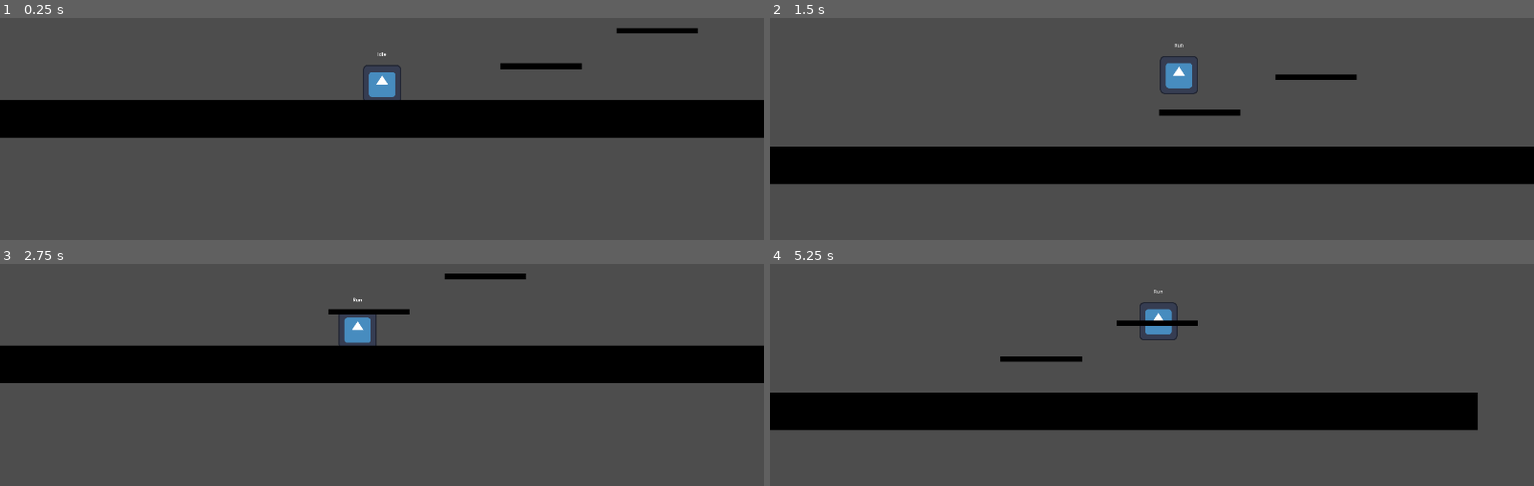
Above: before the commit, frames 1-4 (two rows, left to right).
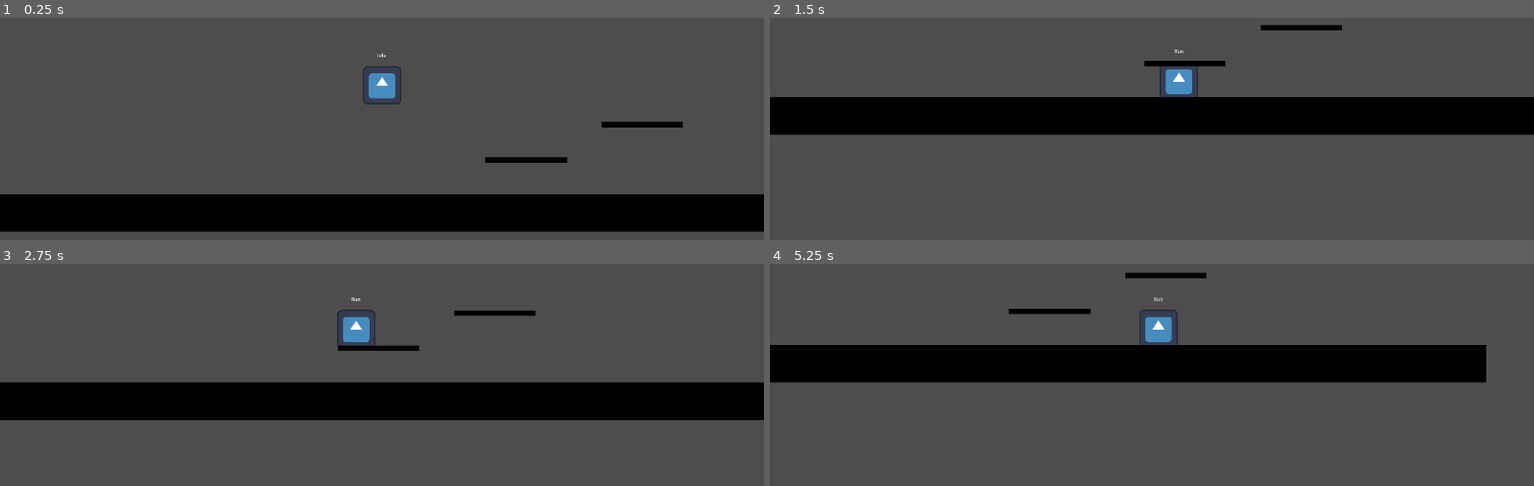
Above: after the commit, the same moments.

Repository: X3N0Xeno/-GameName-
Game: Godot game, scene res://node_2d.tscn
Two runs of this game, one before a commit and one after it. Both use one fixed random seed, a clock stepped at 60 frames per second and the inputs below. The engine's default icon, where the game draws it, is replaced by a stand-in: a white triangle on a blue panel in a dark square.
Inputs (mouse positions are in pixels of both pictures, inside the frame that each line leads up to):
- Up to frame 1 (0.25 s): no input
- Up to frame 2 (1.5 s): move the mouse to (1320, 57) at 0.52 s; press the mouse at (1320, 57) at 0.53 s; hold D (mov_right) from 0.53 s (still down); tap Space (jump) at 0.77 s; move the mouse to (999, 102) at 1.27 s; release the mouse at (999, 102) at 1.28 s; click (999, 102) at 1.35 s
- Up to frame 3 (2.75 s): tap Space (jump) at 1.52 s; move the mouse to (outside the picture) at 2.02 s; release D (mov_right) at 2.03 s; press the mouse at (outside the picture) at 2.03 s; hold A (mov_left) from 2.03 s (still down)
- Up to frame 4 (5.25 s): move the mouse to (1113, 412) at 2.77 s; release A (mov_left) at 2.78 s; release the mouse at (1113, 412) at 2.78 s; hold D (mov_right) 2.78-4.28 s; click (1113, 412) at 2.85 s; tap Space (jump) at 3.02, 3.77, 4.52 s; move the mouse to (1381, 390) at 3.52 s; press the mouse at (1381, 390) at 3.53 s; move the mouse to (outside the picture) at 4.27 s; release the mouse at (outside the picture) at 4.28 s; hold A (mov_left) 4.28-5.03 s; click (outside the picture) at 4.35 s; move the mouse to (1190, 326) at 5.02 s; press the mouse at (1190, 326) at 5.03 s; hold D (mov_right) from 5.03 s (still down)

The runs differ from the first frame. In frame 1, 35% of the frame differs, in the area x 0-100%, y 4-97%; in frame 2, 35%, in the area x 0-100%, y 3-75%; in frame 3, 34%; in frame 4, 32%.

Commit message:
Revert "Added player combat system"
This reverts commit b776382b269119de545f30822be1c17d8e0a5c83.

Diff:
--- a/entity/player/area_2d.gd
+++ /dev/null
@@ -1 +0,0 @@
-extends "res://systems/Combat/Hurtbox.gd"
--- a/entity/player/player.gd
+++ b/entity/player/player.gd
@@ -13,7 +13,6 @@
 @export var hasDoubJump : bool
 @export var hasDash : bool
 @export var hasWallJump : bool
-
 
 @onready var FSM : StateMachine = $FSM
 @onready var StateLabel : Label = $DebugState
@@ -36,26 +35,3 @@
 	var direction := Input.get_axis("mov_left", "mov_right")
 	if !direction:
 		velocity.x = move_toward(velocity.x, 0, FRICTION)
-
-
-## Combat Systems
-
-@export_category("Combat")
-@export var health: Health # assign Health node in the inspector or via child
-
-func _ready():
-	if health:
-		health.connect("health_changed", Callable(self, "_on_health_changed"))
-		health.connect("died", Callable(self, "_on_died"))
-	else:
-		printerr("Health node not assigned on Player")
-
-func _on_health_changed(_old_hp: int, new_hp: int) -> void:
-	# React to health change (e.g. play hit effect, flash, etc.)
-	# no UI yet, so maybe just log or handle logic
-	print("Player health changed to:", new_hp)
-
-func _on_died() -> void:
-	# Player death logic
-	print("Player died")
-	# disable further input, switch state, etc.
--- a/entity/player/player.tscn
+++ b/entity/player/player.tscn
@@ -8,31 +8,17 @@
 [ext_resource type="Script" uid="uid://dp7eleq3tbu60" path="res://systems/FSM/Movement/jump.gd" id="6_wjhpj"]
 [ext_resource type="Script" uid="uid://idiiqxiv86pv" path="res://systems/FSM/Movement/fall.gd" id="7_2iqu4"]
 [ext_resource type="Script" uid="uid://bkxv10d63yxlh" path="res://systems/FSM/Movement/dash.gd" id="8_4btn6"]
-[ext_resource type="Script" uid="uid://cc5ukywqh8vlp" path="res://systems/Combat/Hitbox.gd" id="9_qa8rf"]
-[ext_resource type="Script" uid="uid://b4aflcqwg7prq" path="res://systems/Combat/Attack/AttackController.gd" id="9_t2ln0"]
-[ext_resource type="Script" uid="uid://cllc74ks1w3oq" path="res://systems/Combat/Hurtbox/Hurtbox.gd" id="11_klmji"]
-[ext_resource type="Script" uid="uid://dy1w670xhvj0h" path="res://systems/Combat/Health.gd" id="12_wltfy"]
 
 [sub_resource type="CircleShape2D" id="CircleShape2D_e6ar1"]
 radius = 56.22277
 
-[sub_resource type="RectangleShape2D" id="RectangleShape2D_4btn6"]
-size = Vector2(39, 68)
-
-[sub_resource type="RectangleShape2D" id="RectangleShape2D_t2ln0"]
-size = Vector2(113, 113)
-
-[node name="Player" type="CharacterBody2D" node_paths=PackedStringArray("health")]
+[node name="Player" type="CharacterBody2D"]
 script = ExtResource("1_e6ar1")
 SPEED = 500.0
 JUMP_VELOCITY = 600.0
 JUMP_DIST = 1000.0
 ACCELERATION = 300.0
 FRICTION = 50.0
-hasDoubJump = null
-hasDash = null
-hasWallJump = null
-health = NodePath("Health")
 
 [node name="DebugState" type="Label" parent="."]
 offset_left = -64.0
@@ -40,7 +26,6 @@
 offset_right = 64.0
 offset_bottom = -89.0
 horizontal_alignment = 1
-metadata/_edit_use_anchors_ = true
 
 [node name="Sprite" type="Sprite2D" parent="."]
 texture = ExtResource("1_hsefk")
@@ -79,35 +64,4 @@
 zoom = Vector2(0.5, 0.5)
 position_smoothing_enabled = true
 
-[node name="Combat" type="Node2D" parent="."]
-
-[node name="BasicAttack" type="Node2D" parent="Combat"]
-
-[node name="Hitbox" type="Area2D" parent="Combat/BasicAttack"]
-collision_layer = 2
-script = ExtResource("9_qa8rf")
-
-[node name="CollisionShape2D" type="CollisionShape2D" parent="Combat/BasicAttack/Hitbox"]
-position = Vector2(-102.5, -4)
-shape = SubResource("RectangleShape2D_4btn6")
-debug_color = Color(0.4433813, 0.5950625, 0.17946318, 0.41960785)
-
-[node name="AttackController" type="Node" parent="Combat/BasicAttack" node_paths=PackedStringArray("hitbox")]
-script = ExtResource("9_t2ln0")
-hitbox = NodePath("../Hitbox")
-
-[node name="Hurtbox" type="Area2D" parent="."]
-collision_mask = 2
-script = ExtResource("11_klmji")
-
-[node name="CollisionShape2D" type="CollisionShape2D" parent="Hurtbox"]
-position = Vector2(-0.5, -0.5)
-shape = SubResource("RectangleShape2D_t2ln0")
-debug_color = Color(0.1686568, 0.6299228, 0.39308715, 0.41960785)
-
-[node name="Abilities" type="Node" parent="."]
-
-[node name="Health" type="Node" parent="."]
-script = ExtResource("12_wltfy")
-
 [connection signal="timeout" from="FSM/Fall/CoyoteTimer" to="FSM/Fall" method="_on_coyote_timer_timeout"]
--- a/node_2d.gd
+++ /dev/null
@@ -1 +0,0 @@
-extends Node2D
--- a/node_2d.tscn
+++ b/node_2d.tscn
@@ -1,8 +1,6 @@
-[gd_scene load_steps=11 format=3 uid="uid://dad7bc4523ujr"]
+[gd_scene load_steps=9 format=3 uid="uid://dad7bc4523ujr"]
 
-[ext_resource type="Script" uid="uid://bnuvcd4lbnbii" path="res://node_2d.gd" id="1_0hol4"]
 [ext_resource type="PackedScene" uid="uid://g08ql5rx0rod" path="res://entity/player/player.tscn" id="1_wtcfe"]
-[ext_resource type="PackedScene" uid="uid://40e5wxeadnpu" path="res://entity/enemy/enemy.tscn" id="3_epypp"]
 
 [sub_resource type="Gradient" id="Gradient_wtcfe"]
 colors = PackedColorArray(0, 0, 0, 1, 0, 0, 0, 1)
@@ -26,10 +24,8 @@
 size = Vector2(3908.4565, 116.85196)
 
 [node name="[Game Name]" type="Node2D"]
-script = ExtResource("1_0hol4")
 
 [node name="Player" parent="." instance=ExtResource("1_wtcfe")]
-position = Vector2(-50, 316)
 
 [node name="floor" type="StaticBody2D" parent="."]
 position = Vector2(-2, 456)
@@ -73,6 +69,3 @@
 scale = Vector2(0.993231, 1.0526134)
 shape = SubResource("RectangleShape2D_0hol4")
 one_way_collision = true
-
-[node name="Enemy" parent="." instance=ExtResource("3_epypp")]
-position = Vector2(-179, 308)
--- a/project.godot
+++ b/project.godot
@@ -49,11 +49,6 @@
 , Object(InputEventKey,"resource_local_to_scene":false,"resource_name":"","device":-1,"window_id":0,"alt_pressed":false …(186 unchanged characters)…
 ]
 }
-attack={
-"deadzone": 0.2,
-"events": [Object(InputEventMouseButton,"resource_local_to_scene":false,"resource_name":"","device":-1,"window_id":0,"alt_pressed":false,"shift_pressed":false,"ctrl_pressed":false,"meta_pressed":false,"button_mask":0,"position":Vector2(0, 0),"global_position":Vector2(0, 0),"factor":1.0,"button_index":1,"canceled":false,"pressed":false,"double_click":false,"script":null)
-]
-}
 
 [rendering]
 
--- a/systems/Combat/Attack/AttackController.gd
+++ /dev/null
@@ -1,28 +0,0 @@
-extends Node
-class_name AttackController
-
-@export var hitbox: Hitbox
-@export var attack_cooldown: float = 0.5
-@export var hit_window: float = 0.2
-
-var _can_attack: bool = true
-
-func _input(event):
-	if event.is_action_pressed("attack") and _can_attack:
-		perform_attack()
-
-func perform_attack() -> void:
-	_can_attack = false
-
-	if hitbox:
-		# Set ownership
-		hitbox.attack_owner = get_owner()
-
-		# Activate hit window
-		hitbox.activate()
-		await get_tree().create_timer(hit_window).timeout
-		hitbox.deactivate()
-
-	# Cooldown before next attack
-	await get_tree().create_timer(attack_cooldown).timeout
-	_can_attack = true
--- a/systems/Combat/Health.gd
+++ /dev/null
@@ -1,36 +0,0 @@
-extends Node
-class_name Health
-
-signal health_changed(old_hp: int, new_hp: int)
-signal died()
-
-@export var max_health: float = 100
-@export var regen_rate: float = 0  # health per second, 0 = no regen
-
-var current_health: float
-
-func _ready():
-	current_health = max_health
-
-func take_damage(amount: int) -> void:
-	var old_hp = current_health
-	current_health = clamp(current_health - amount, 0, max_health)
-	emit_signal("health_changed", int(old_hp), int(current_health))
-	if current_health == 0:
-		emit_signal("died")
-
-func heal(amount: int) -> void:
-	var old_hp = current_health
-	current_health = clamp(current_health + amount, 0, max_health)
-	emit_signal("health_changed", int(old_hp), int(current_health))
-
-func is_alive() -> bool:
-	return current_health > 0
-
-# Optionally call this every frame or via a Timer if regen_rate > 0
-func _process(delta: float) -> void:
-	if regen_rate > 0.0 and current_health < max_health:
-		var before = current_health
-		heal(regen_rate * delta)
-		if current_health != before:
-			print("Regenerated to:", current_health)
--- a/systems/Combat/Hitbox.gd
+++ /dev/null
@@ -1,63 +0,0 @@
-extends Area2D
-class_name Hitbox
-
-@export var damage: int = 10
-@export var attack_owner: Player  # the player or entity this hitbox belongs to
-
-var _hit_targets: Array[Area2D] = []
-var _active: bool = false
-
-func _ready():
-	monitoring = false
-	# Make sure collision shapes start disabled so nothing triggers initially
-	_disable_shapes()
-	connect("area_entered", Callable(self, "_on_area_entered"))
-
-func activate():
-	_hit_targets.clear()
-	_active = true
-	monitoring = true
-	_enable_shapes()
-
-func deactivate():
-	_active = false
-	monitoring = false
-	_disable_shapes()
-
-func _on_area_entered(area: Area2D) -> void:
-	# Only respond when active
-	if not _active:
-		return
-
-	# Prevent hitting the same hurtbox more than once per activation
-	if area in _hit_targets:
-		return
-
-	# Ignore overlapping self
-	if area == self:
-		return
-
-	var target_owner = area.get_owner()
-	# Ignore the owner’s own hurtbox
-	if attack_owner and target_owner == attack_owner:
-		return
-
-	if area is Hitbox:
-		# Don’t hit other hitboxes
-		return
-
-	# Try to apply damage
-	if target_owner and target_owner.has_method("take_damage"):
-		_hit_targets.append(area)
-		target_owner.take_damage(damage)
-
-# Helpers to enable / disable collision shapes under this Area2D
-func _enable_shapes():
-	for child in get_children():
-		if child is CollisionShape2D:
-			child.disabled = false
-
-func _disable_shapes():
-	for child in get_children():
-		if child is CollisionShape2D:
-			child.disabled = true
--- a/systems/Combat/Hurtbox/Hurtbox.gd
+++ /dev/null
@@ -1,23 +0,0 @@
-extends Area2D
-class_name Hurtbox
-
-# Hurtbox is the region that, when overlapped by a Hitbox, causes the owner to take damage
-
-func _ready():
-	monitoring = true
-	connect("area_entered", Callable(self, "_on_area_entered"))
-
-func _on_area_entered(area: Area2D) -> void:
-	# When hitbox overlaps this hurtbox, forward damage to owner
-	if area is Hitbox:
-		var dmg = area.damage
-		var root = get_owner()
-		if root == null:
-			return
-		# Prefer Health component if exists
-		var health_comp = root.get_node_or_null("Health")
-		if health_comp:
-			health_comp.take_damage(dmg)
-		else:
-			if root.has_method("take_damage"):
-				root.take_damage(dmg)
Not shown, removed: entity/player/area_2d.gd.uid
Not shown: 1 places in entity/player/player.tscn that only renumber resources
Not shown, removed: node_2d.gd.uid
Not shown, removed: systems/Combat/Attack/AttackController.gd.uid
Not shown, removed: systems/Combat/Health.gd.uid
Not shown, removed: systems/Combat/Hitbox.gd.uid
Not shown, removed: systems/Combat/Hurtbox/Hurtbox.gd.uid
Not shown, removed: entity/player/player.tscn11685651720.tmp
Not shown, removed: entity/player/player.tscn11691692046.tmp
Not shown, removed: entity/player/player.tscn17217718909.tmp
Not shown, removed: entity/player/player.tscn17226194140.tmp
Not shown, removed: entity/player/player.tscn17240525085.tmp
(and 1 more such lines)
